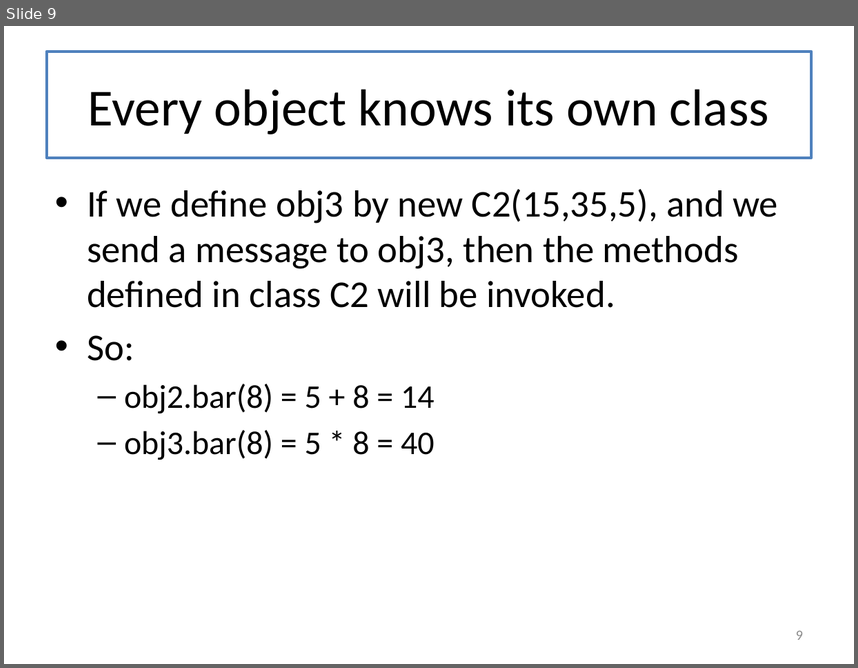
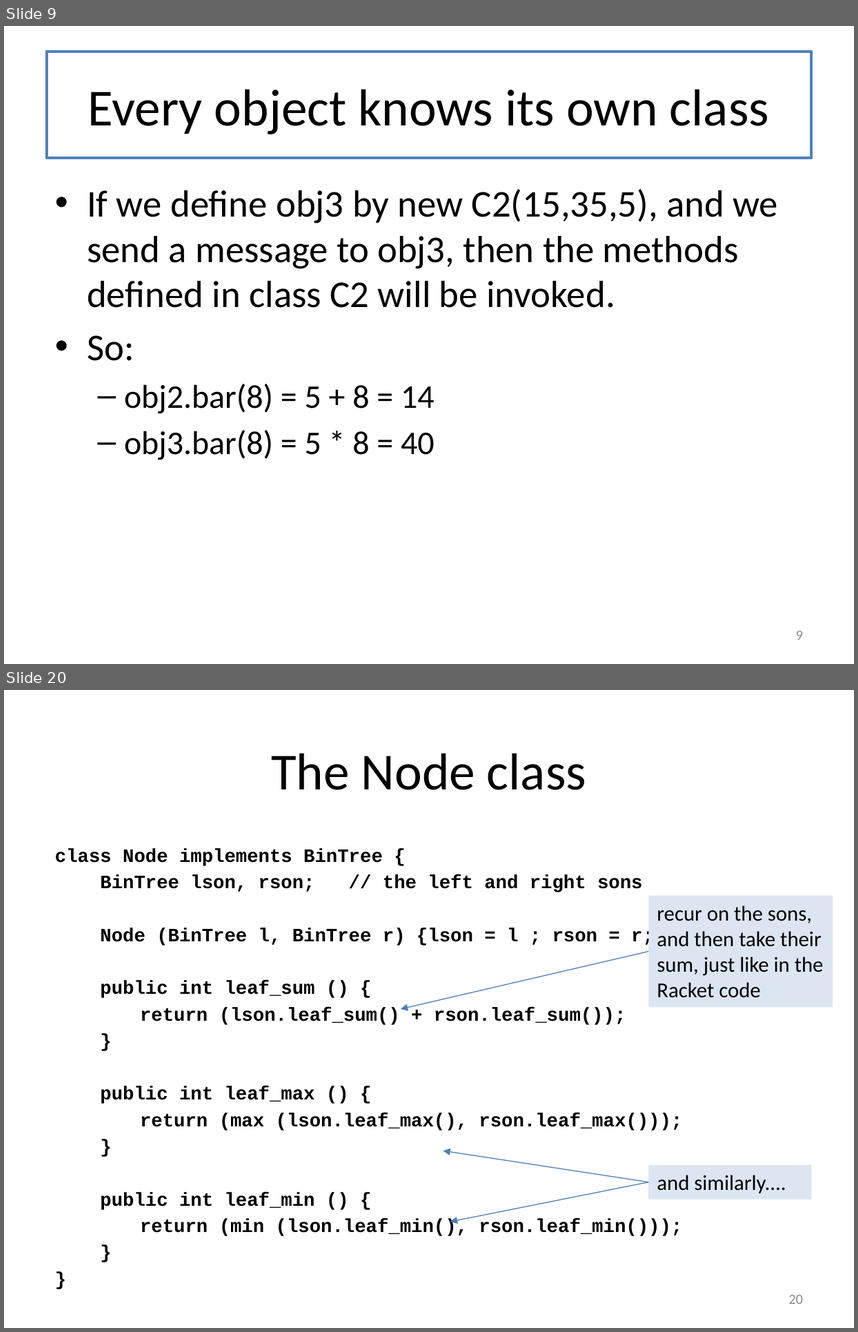
Before and after one commit to mwand/cs5010f17, a slide deck: Slides/Lesson 5.4 Doing It In Java.pptx. Shown one above the other, each under a label of ours: slide 9 before the commit, slides 9 and 20 after it; the slides between them are not shown. The pictures are 858x668 and 858x1332 pixels, drawn with LibreOffice and Linux fonts; fonts in the diff are those of the drawing. Boxes give left, top, right and bottom in pixels: in the first picture for what was removed or moved away, otherwise in the second. Text is boxed around its words. In the diff, an @@ line names an element or a change of style, - is before the commit and + after.

```diff
--- a/Slides/Lesson 5.4 Doing It In Java.pptx
+++ b/Slides/Lesson 5.4 Doing It In Java.pptx
@@ slide 20 added at [4,690,854,1328], background #FFFFFF @@
@@ title added at [47,716,811,822], fill #FFFFFF, outline #4F81BD 2 pt, 44 pt, text #000000 @@
+The Node class
@@ text added at [55,848,682,1236], 16 pt, text #000000, bold @@
+class Node implements BinTree {
+BinTree lson, rson; // the left and right sons
+Node (BinTree l, BinTree r) {lson = l ; rson = r;}
+public int leaf_sum () {
+return (lson.leaf_sum() + rson.leaf_sum());
+}
+public int leaf_max () {
+return (max (lson.leaf_max(), rson.leaf_max()));
+}
+public int leaf_min () {
+return (min (lson.leaf_min(), rson.leaf_min()));
+}
+}
@@ rectangle added at [648,896,833,1007], fill #DCE6F2, 18 pt, text #000000 @@
+recur on the sons, and then take their sum, just like in the Racket code
@@ arrow added from (648, 951) to (401, 1009), #4B7EBC 0.75 pt @@
@@ arrow added from (648, 1182) to (444, 1151), #4B7EBC 0.75 pt @@
@@ rectangle added at [648,1164,811,1199], fill #DCE6F2, 18 pt, text #000000 @@
+and similarly....
@@ arrow added from (648, 1182) to (450, 1221), #4B7EBC 0.75 pt @@
@@ page number added at [789,1294,803,1303], 12 pt, text #8C8C8C @@
+20
```
Also in this commit, not shown: 6 slides changed, 11 other slides added, 7 other files.
